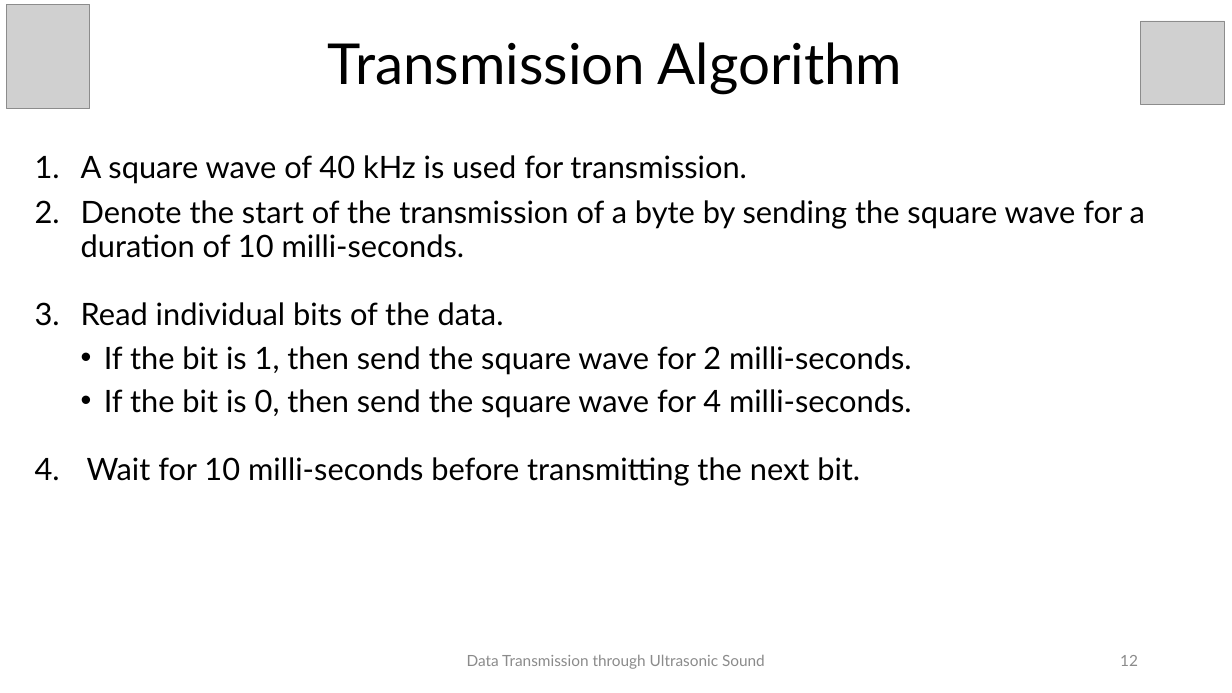
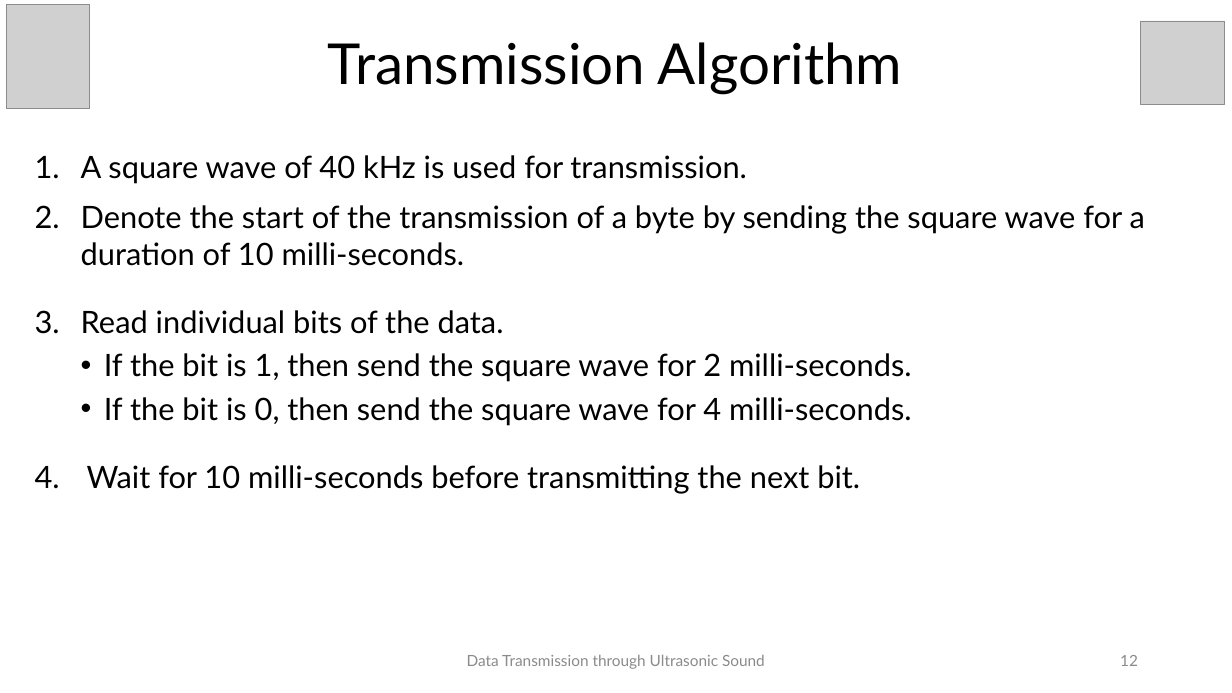
Before and after one commit to karthik-k-bhat/Ultrasonic-Data-Transfer, a slide deck: slide 12 of PESU_E&C_4th_Sem_data_transfer_with_ultrasonic v2.pptx. Drawn at 1232x693 pixels with LibreOffice and Linux fonts; fonts in the diff are those of the drawing; grey boxes stand for pictures. Boxes give left, top, right and bottom in pixels: in the first picture for what was removed or moved away, otherwise in the second. Text is boxed around its words. In the diff, an @@ line names an element or a change of style, - is before the commit and + after.

```diff
--- a/PESU_E&C_4th_Sem_data_transfer_with_ultrasonic v2.pptx
+++ b/PESU_E&C_4th_Sem_data_transfer_with_ultrasonic v2.pptx
@@ text at (81,205,1145,266): line spacing 0.9 to 1 @@
```
Also in this commit, not shown: 2 other slides changed, 8 other files.
